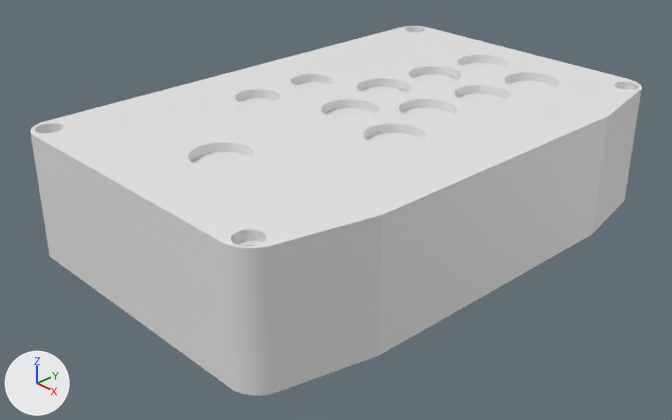
What one commit did to the Blender file [2026] Arcade Keypad/Arcade Keypad.blend.
One viewpoint serves both versions: a 50 mm lens placed at (0.335, -0.335, 0.206), pointed at (-0.002, -0.017, -0.021). Lighting does not change. The marker at lower left points along +X, +Y and +Z. The first picture is the older version.
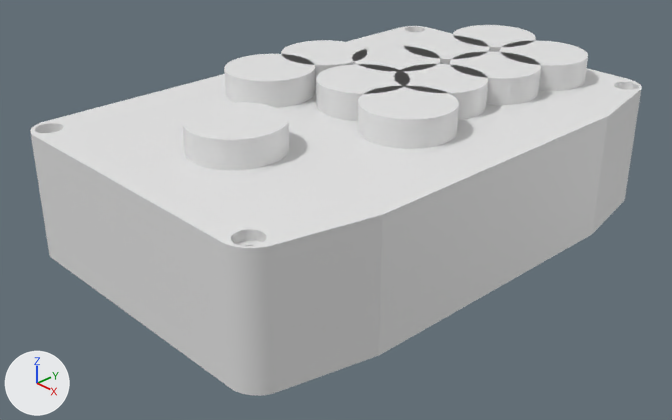
Commit message: Update 3D model for the [2026] Arcade Keypad in `Arcade Keypad.blend`.

Where the change shows, as pixel boxes [x1, y1, x2, y2] in the pictures (672 x 420 px):
'Cylinder.007', reshaped, moved, rescaled
    before: [191, 63, 555, 168]
    after: [182, 102, 289, 170]
'Cylinder.004', added
    after: [358, 86, 459, 149]
'Cylinder.011', added
    after: [224, 54, 315, 108]
'Cylinder.003', added
    after: [316, 64, 410, 121]
'Cylinder.005', added
    after: [450, 51, 541, 105]
'Cylinder.008', added
    after: [500, 40, 588, 91]
'Cylinder.006', added
    after: [394, 64, 488, 120]
'Cylinder.010', added
    after: [281, 40, 367, 91]
'Cylinder.002', added
    after: [352, 46, 440, 72]
'Cylinder', added
    after: [404, 35, 490, 64]
'Cylinder.001', added
    after: [453, 25, 536, 52]
part 1 of me_cylinder_007, added
    after: [182, 102, 289, 170]
part 2 of me_cylinder_007, deleted
    before: [191, 152, 252, 168]
part 3 of me_cylinder_007, deleted
    before: [402, 108, 453, 119]
part 4 of me_cylinder_007, deleted
    before: [361, 87, 406, 96]
part 5 of me_cylinder_007, deleted
    before: [324, 108, 376, 119]
part 6 of me_cylinder_007, deleted (mostly hidden)
    before: [239, 98, 276, 104]
part 7 of me_cylinder_007, deleted
    before: [458, 93, 507, 103]
part 8 of me_cylinder_007, deleted (mostly hidden)
    before: [455, 63, 504, 79]
part 9 of me_cylinder_007, deleted (mostly hidden)
    before: [296, 82, 329, 87]
part 10 of me_cylinder_007, deleted
    before: [366, 133, 422, 146]
part 11 of me_cylinder_007, deleted
    before: [399, 74, 457, 92]
part 12 of me_cylinder_007, deleted
    before: [499, 81, 555, 98]

Edits to the bpy script that builds the scene:
```text
Change me_cylinder_007:
    used by ob_cylinder_007; location = (0.0006, -0.0945, 0.02); scale = (1.0, 1.0, 0.2)
    remove me_cylinder_007.from_pydata(...)  # 2200 vertices, 1122 faces; spans x -0.078..0.063, y -0.025..0.231, z -0.05..0.05
    add me_cylinder_007.from_pydata(...)  # 200 vertices, 102 faces; spans x -1.0..1.0, y -1.0..1.0, z -1.0..1.0
    me_cylinder_007 part 1: a new loose piece, a 100-sided cylinder along z spanning x -1.0..1.0, y -1.0..1.0, z -1.0..1.0
    me_cylinder_007 part 2: the loose piece of 200 vertices spanning x -0.025..0.025, y -0.025..0.025, z -0.05..0.05 is deleted
    me_cylinder_007 part 3: the loose piece of 200 vertices spanning x 0.0..0.05, y 0.094..0.144, z -0.05..0.05 is deleted
    me_cylinder_007 part 4: the loose piece of 200 vertices spanning x -0.042..0.008, y 0.103..0.153, z -0.05..0.05 is deleted
    me_cylinder_007 part 5: the loose piece of 200 vertices spanning x -0.028..0.022, y 0.063..0.113, z -0.05..0.05 is deleted
    me_cylinder_007 part 6: the loose piece of 200 vertices spanning x -0.078..-0.028, y 0.04..0.09, z -0.05..0.05 is deleted
    me_cylinder_007 part 7: the loose piece of 200 vertices spanning x 0.005..0.055, y 0.134..0.184, z -0.05..0.05 is deleted
    me_cylinder_007 part 8: the loose piece of 200 vertices spanning x -0.033..0.017, y 0.181..0.231, z -0.05..0.05 is deleted
    me_cylinder_007 part 9: the loose piece of 200 vertices spanning x -0.078..-0.028, y 0.081..0.131, z -0.05..0.05 is deleted
    me_cylinder_007 part 10: the loose piece of 200 vertices spanning x 0.013..0.063, y 0.053..0.103, z -0.05..0.05 is deleted
    me_cylinder_007 part 11: the loose piece of 200 vertices spanning x -0.037..0.013, y 0.141..0.191, z -0.05..0.05 is deleted
    me_cylinder_007 part 12: the loose piece of 200 vertices spanning x 0.009..0.059, y 0.173..0.223, z -0.05..0.05 is deleted
Change ob_cylinder_007:
    ob_cylinder_007.location: (0.0006, -0.0945, 0.02) -> (0.0006, -0.085, 0.0)
    ob_cylinder_007.scale: (1.0, 1.0, 0.2) -> (0.025, 0.025, 0.05)
Add ob_cylinder:
    ob_cylinder = bpy.data.objects.new('Cylinder', me_cylinder_021)  # 200 vertices, 102 faces; spans x -1.0..1.0, y -1.0..1.0, z -1.0..1.0
    ob_cylinder.location = (-0.0114, 0.0814, 0.0)
    ob_cylinder.scale = (0.025, 0.025, 0.05)
Add ob_cylinder_001:
    ob_cylinder_001 = bpy.data.objects.new('Cylinder.001', me_cylinder_021.copy())
    ob_cylinder_001.location = (-0.0069, 0.1206, 0.0)
    ob_cylinder_001.scale = (0.025, 0.025, 0.05)
Add ob_cylinder_002:
    ob_cylinder_002 = bpy.data.objects.new('Cylinder.002', me_cylinder_021.copy())
    ob_cylinder_002.location = (-0.016, 0.0427, 0.0)
    ob_cylinder_002.scale = (0.025, 0.025, 0.05)
Add ob_cylinder_003:
    ob_cylinder_003 = bpy.data.objects.new('Cylinder.003', me_cylinder_021.copy())
    ob_cylinder_003.location = (-0.0029, 0.0033, 0.0)
    ob_cylinder_003.scale = (0.025, 0.025, 0.05)
Add ob_cylinder_004:
    ob_cylinder_004 = bpy.data.objects.new('Cylinder.004', me_cylinder_021.copy())
    ob_cylinder_004.location = (0.039, -0.0066, 0.0)
    ob_cylinder_004.scale = (0.025, 0.025, 0.05)
Add ob_cylinder_005:
    ob_cylinder_005 = bpy.data.objects.new('Cylinder.005', me_cylinder_021.copy())
    ob_cylinder_005.location = (0.0301, 0.0741, 0.0)
    ob_cylinder_005.scale = (0.025, 0.025, 0.05)
Add ob_cylinder_006:
    ob_cylinder_006 = bpy.data.objects.new('Cylinder.006', me_cylinder_021.copy())
    ob_cylinder_006.location = (0.0252, 0.0339, 0.0)
    ob_cylinder_006.scale = (0.025, 0.025, 0.05)
Add ob_cylinder_008:
    ob_cylinder_008 = bpy.data.objects.new('Cylinder.008', me_cylinder_021.copy())
    ob_cylinder_008.location = (0.035, 0.1129, 0.0)
    ob_cylinder_008.scale = (0.025, 0.025, 0.05)
Add ob_cylinder_010:
    ob_cylinder_010 = bpy.data.objects.new('Cylinder.010', me_cylinder_021.copy())
    ob_cylinder_010.location = (-0.0524, 0.0207, 0.0)
    ob_cylinder_010.scale = (0.025, 0.025, 0.05)
Add ob_cylinder_011:
    ob_cylinder_011 = bpy.data.objects.new('Cylinder.011', me_cylinder_021.copy())
    ob_cylinder_011.location = (-0.0524, -0.0202, 0.0)
    ob_cylinder_011.scale = (0.025, 0.025, 0.05)
```
